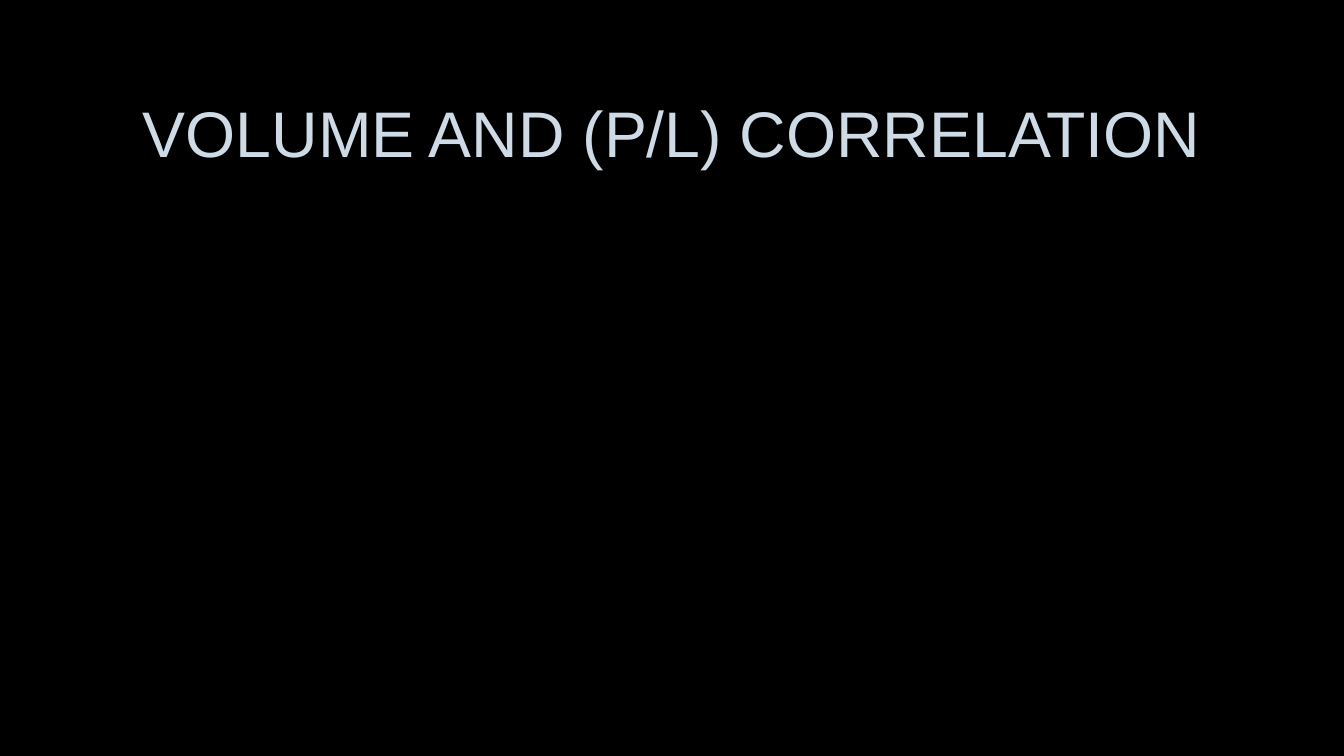
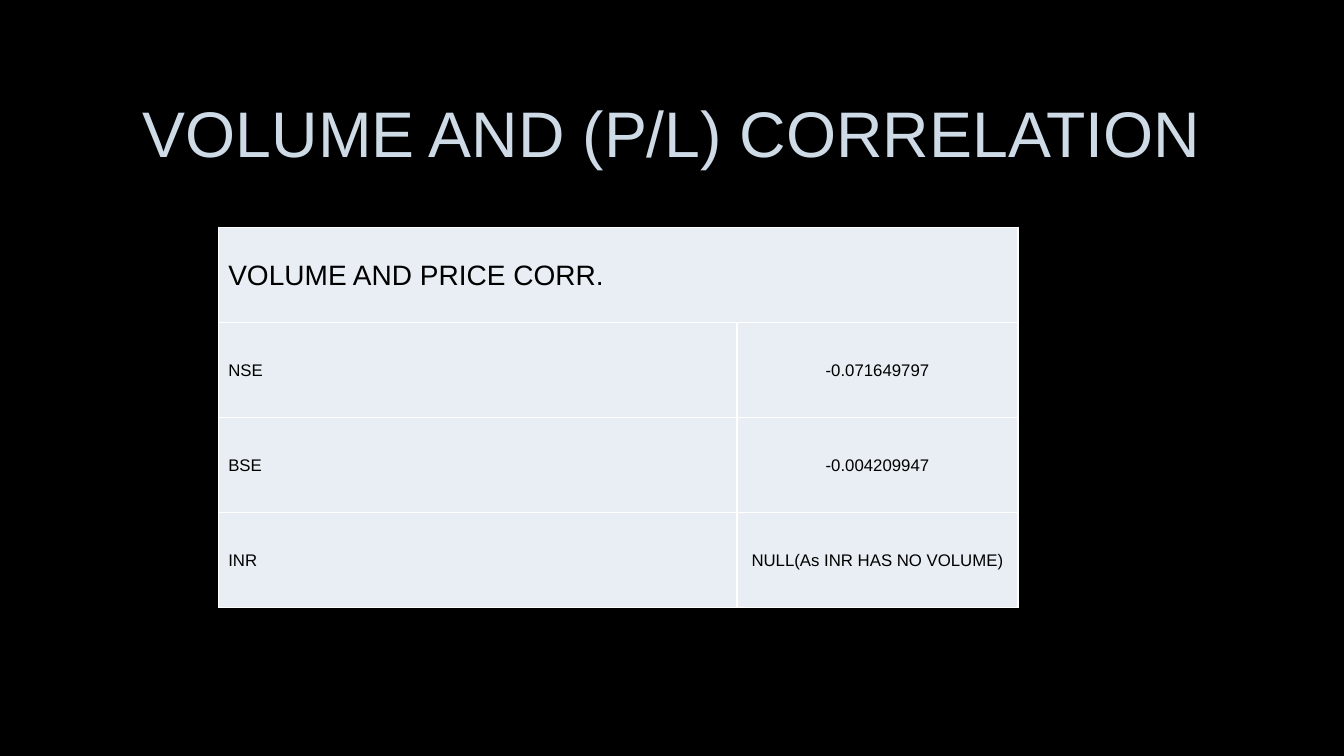
Before and after one commit to abhi-824/probability_stats, a slide deck: slide 11 of STOCK ANALYSIS USING EXCEL.pptx (slide 10 before the commit). Drawn at 1344x756 pixels with LibreOffice and Linux fonts; fonts in the diff are those of the drawing; background and template pictures are left out. Boxes give left, top, right and bottom in pixels: in the first picture for what was removed or moved away, otherwise in the second. Text is boxed around its words. In the diff, an @@ line names an element or a change of style, - is before the commit and + after.

```diff
--- a/STOCK ANALYSIS USING EXCEL.pptx
+++ b/STOCK ANALYSIS USING EXCEL.pptx
@@ table added at box(219, 228, 1018, 608), 4 rows, 2 columns @@
+VOLUME AND PRICE CORR. | 
+NSE | -0.071649797
+BSE | -0.004209947
+INR | NULL(As INR HAS NO VOLUME)
```
Also in this commit, not shown: 14 other slides changed, 3 slides added, 4 slides removed, 2 other files.
